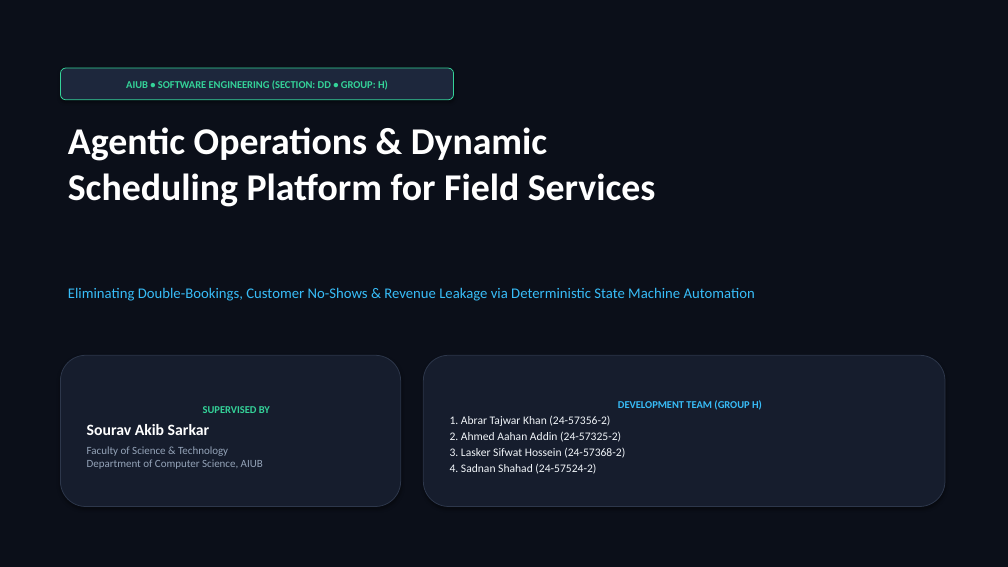
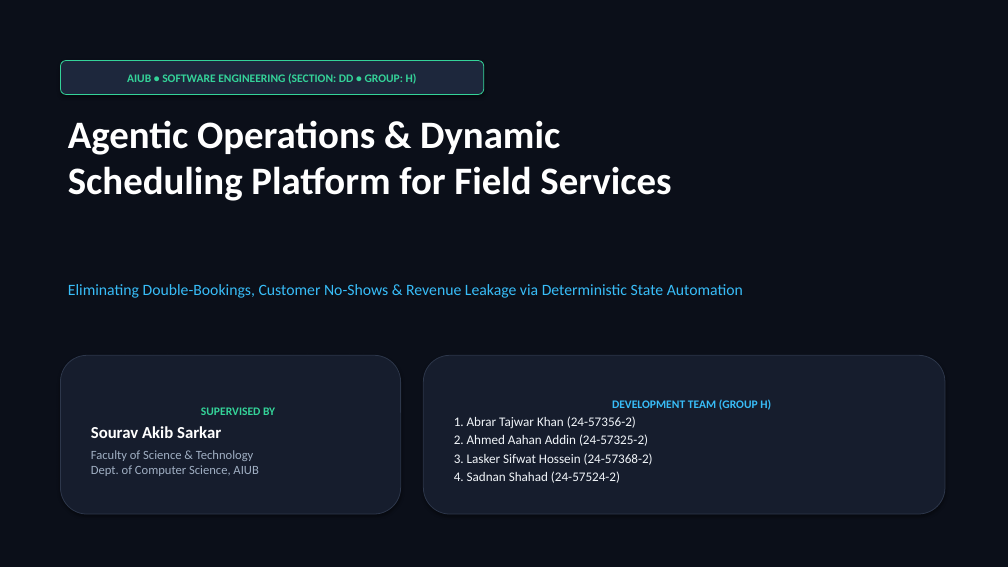
Before and after one commit to WarRinOP/operations-scheduling-platform, a slide deck: slide 1 of docs/presentation_slides.pptx. Drawn at 1008x567 pixels with LibreOffice and Linux fonts; fonts in the diff are those of the drawing. Boxes give left, top, right and bottom in pixels: in the first picture for what was removed or moved away, otherwise in the second. Text is boxed around its words. In the diff, an @@ line names an element or a change of style, - is before the commit and + after.

```diff
--- a/docs/presentation_slides.pptx
+++ b/docs/presentation_slides.pptx
@@ rounded rectangle "AIUB • SOFTWARE ENGINEERING (SECTION: ...": place and size @@
-rounded rectangle "AIUB • SOFTWARE ENGINEERING (SECTION: ..." at bbox=[60, 68, 454, 100]
+rounded rectangle "AIUB • SOFTWARE ENGINEERING (SECTION: ..." at bbox=[60, 60, 484, 95]
@@ rounded rectangle "AIUB • SOFTWARE ENGINEERING (SECTION: ..." at bbox=[60, 60, 484, 95]: size 10 to 11 pt @@
@@ text "Agentic Operations & Dynamic Scheduling ...": place and size @@
-text "Agentic Operations & Dynamic Scheduling ..." at bbox=[68, 127, 656, 207]
+text "Agentic Operations & Dynamic Scheduling ..." at bbox=[68, 120, 671, 201]
@@ text "Agentic Operations & Dynamic Scheduling ..." at bbox=[68, 120, 671, 201]: size 36 to 37 pt @@
@@ text at bbox=[68, 284, 743, 298]: text changed; size 14 to 15 pt @@
-Eliminating Double-Bookings, Customer No-Shows & Revenue Leakage via Deterministic State Machine Automation
+Eliminating Double-Bookings, Customer No-Shows & Revenue Leakage via Deterministic State Automation
@@ rounded rectangle "SUPERVISED BY": place and size @@
-rounded rectangle "SUPERVISED BY" at bbox=[60, 355, 401, 507]
+rounded rectangle "SUPERVISED BY" at bbox=[60, 355, 401, 514]
@@ rounded rectangle "DEVELOPMENT TEAM (GROUP H)": place and size @@
-rounded rectangle "DEVELOPMENT TEAM (GROUP H)" at bbox=[423, 355, 945, 507]
+rounded rectangle "DEVELOPMENT TEAM (GROUP H)" at bbox=[423, 355, 945, 514]
@@ rounded rectangle "DEVELOPMENT TEAM (GROUP H)" at bbox=[423, 355, 945, 514]: size 10 to 11 pt in "DEVELOPMENT TEAM (GROUP H)"; size 11 to 12.5 pt in "1. Abrar Tajwar Khan (24-57356-2)", "2. Ahmed Aahan Addin (24-57325-2)", "3. Lasker Sifwat Hossein (24-57368-2)", "4. Sadnan Shahad (24-57524-2)" @@
@@ text in rounded rectangle at bbox=[91, 407, 275, 438]: size 10 to 11 pt in "SUPERVISED BY"; size 15 to 16 pt in "Sourav Akib Sarkar" @@
@@ text in rounded rectangle at bbox=[91, 450, 258, 476]: text changed; size 10.5 to 12 pt; text colour #94A3B8 to #A0AFC3 @@
-Faculty of Science & Technology
-Department of Computer Science, AIUB
+Faculty of Science & Technology
+Dept. of Computer Science, AIUB
```
Also in this commit, not shown: 12 other slides changed, 1 other file.
